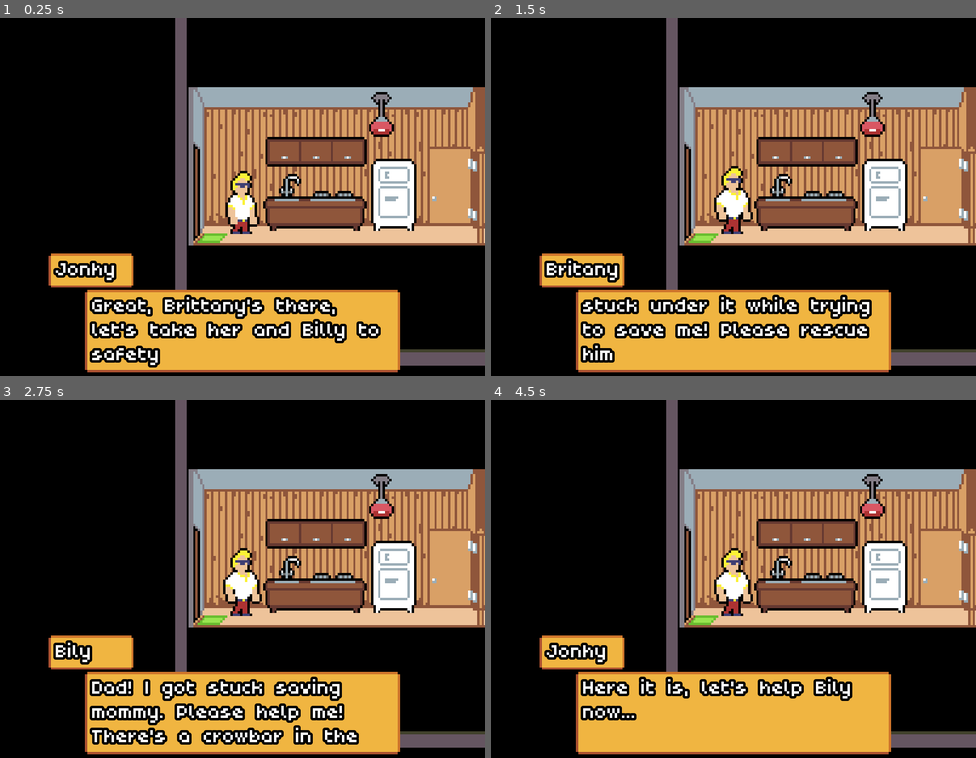
Above: before the commit, frames 1-4 (two rows, left to right).
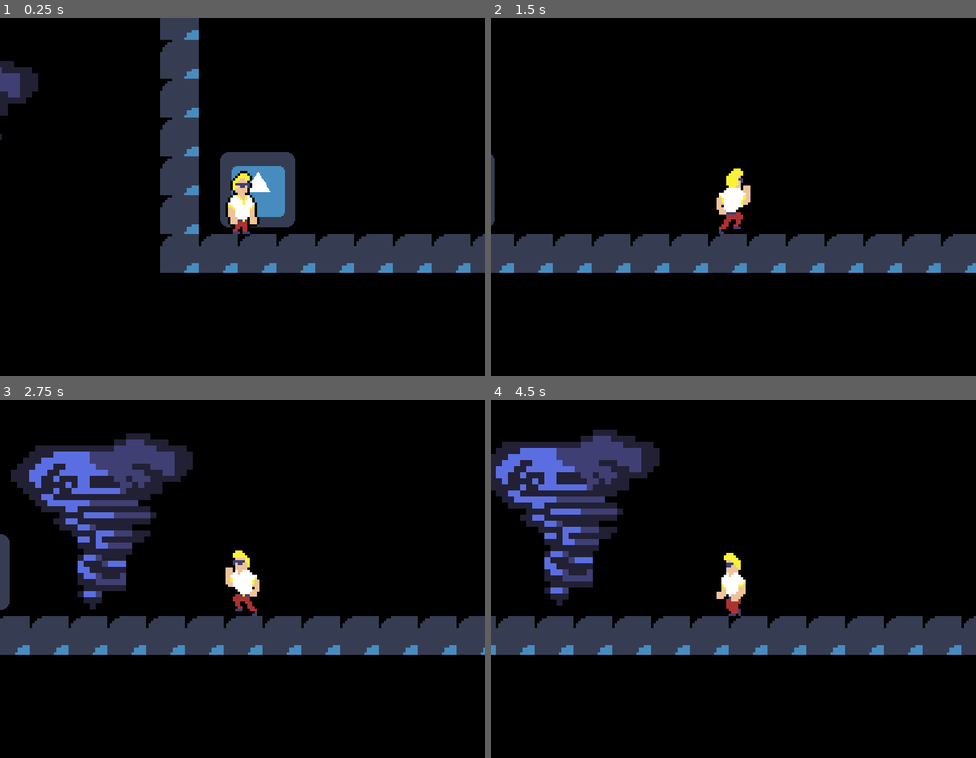
Above: after the commit, the same moments.

Repository: T4g1/gd-wildjam18
Game: Godot game, scene res://sources/game/Game.tscn
Two runs of this game, one before a commit and one after it. Both use one fixed random seed, a clock stepped at 60 frames per second and the inputs below. The engine's default icon, where the game draws it, is replaced by a stand-in: a white triangle on a blue panel in a dark square. Sound files missing from this copy of the repository are replaced by a short silence.
Inputs:
- Up to frame 1 (0.25 s): no input
- Up to frame 2 (1.5 s): tap Enter (ui_accept) at 0.5, 0.77 s; hold E (interact) 0.53-1.28 s; hold Right (ui_right) from 0.53 s (still down); tap E (interact) at 1.35 s
- Up to frame 3 (2.75 s): tap Enter (ui_accept) at 1.52 s; release Right (ui_right) at 2.03 s; hold Left (ui_left) from 2.03 s (still down); hold E (interact) from 2.03 s (still down)
- Up to frame 4 (4.5 s): release Left (ui_left) at 2.78 s; release E (interact) at 2.78 s; hold Right (ui_right) 2.78-4.28 s; tap E (interact) at 2.85, 4.35 s; tap Enter (ui_accept) at 3.02, 3.77 s; hold E (interact) 3.53-4.28 s; hold Left (ui_left) from 4.28 s (still down)

The runs differ from the first frame. In frame 1, 49% of the frame differs, in the area x 0-100%, y 0-99%; in frame 2, 49%; in frame 3, 57%; in frame 4, 59%.

Commit message:
[add] Checkpoints

Diff:
--- a/levels/LevelTornado.gd
+++ b/levels/LevelTornado.gd
@@ -2,3 +2,27 @@
 Specific logic for the action level tornado
 """
 extends "res://sources/level/Level.gd"
+
+onready var tornado = $TornadoPath/TornadoFollow/Tornado
+
+
+func _ready():
+	for spawn in get_tree().get_nodes_in_group("spawn"):
+		assert(spawn.connect("spawn_left", self, "_on_spawn_left") == OK)
+
+
+func _on_spawn_left():
+	"""
+	Enable the tornado when player leaves spawn
+	"""
+	tornado.enable()
+
+
+func _on_Tornado_triggered(_body) -> void:
+	"""
+	Respawn player and move tornado back before player spawn
+	"""
+	var spawn = Utils.get_game().get_active_spawn()
+	$Player.position = spawn.global_position
+	tornado.set_offset(spawn.get_parent().offset)
+	tornado.disable()
--- a/levels/LevelTornado.tscn
+++ b/levels/LevelTornado.tscn
@@ -1,8 +1,15 @@
-[gd_scene load_steps=4 format=2]
+[gd_scene load_steps=7 format=2]
 
 [ext_resource path="res://sources/level/Level.tscn" type="PackedScene" id=1]
 [ext_resource path="res://levels/LevelTornado.gd" type="Script" id=2]
 [ext_resource path="res://assets/action_tileset.tres" type="TileSet" id=3]
+[ext_resource path="res://entities/Tornado.tscn" type="PackedScene" id=4]
+[ext_resource path="res://sources/Spawn.tscn" type="PackedScene" id=5]
+
+[sub_resource type="Curve2D" id=1]
+_data = {
+"points": PoolVector2Array( 0, 0, 0, 0, -784.45, 16.4998, 0, 0, 0, 0, 861.9, 2.19977 )
+}
 
 [node name="LevelTornado" instance=ExtResource( 1 )]
 script = ExtResource( 2 )
@@ -18,3 +25,38 @@
 [node name="Player" parent="." index="1"]
 position = Vector2( -653.996, -1.02669 )
 jump_force = 100.0
+
+[node name="TornadoPath" type="Path2D" parent="." index="4"]
+position = Vector2( 7.04205, -1.7605 )
+curve = SubResource( 1 )
+
+[node name="TornadoFollow" type="PathFollow2D" parent="TornadoPath" index="0"]
+position = Vector2( -784.45, 16.4998 )
+rotation = -0.00868514
+rotate = false
+loop = false
+
+[node name="Tornado" parent="TornadoPath/TornadoFollow" index="0" instance=ExtResource( 4 )]
+position = Vector2( 1.88922, -40.0102 )
+rotation = 0.00868514
+
+[node name="FirstSpawn" type="PathFollow2D" parent="TornadoPath" index="1"]
+position = Vector2( -784.45, 16.4998 )
+rotation = -0.00868514
+rotate = false
+
+[node name="Spawn" parent="TornadoPath/FirstSpawn" index="0" instance=ExtResource( 5 )]
+position = Vector2( 129.838, -15.852 )
+rotation = 0.00868514
+activated = true
+
+[node name="SecondSpawn" type="PathFollow2D" parent="TornadoPath" index="2"]
+position = Vector2( -186.082, 11.3024 )
+rotation = -0.00868634
+offset = 593.4
+rotate = false
+
+[node name="Spawn" parent="TornadoPath/SecondSpawn" index="0" instance=ExtResource( 5 )]
+position = Vector2( 81.1285, -18.9829 )
+rotation = 0.00868514
+[connection signal="triggered" from="TornadoPath/TornadoFollow/Tornado" to="." method="_on_Tornado_triggered"]
--- a/project.godot
+++ b/project.godot
@@ -99,7 +99,6 @@
 2d_physics/layer_1="player"
 2d_physics/layer_2="interactable"
 2d_physics/layer_3="obstacle"
-2d_physics/layer_4="trigger"
 
 [physics]
 
--- /dev/null
+++ b/sources/Spawn.gd
@@ -0,0 +1,66 @@
+"""
+Spawn point where player can respawn
+"""
+extends Area2D
+signal spawn_left
+signal spawn_entered
+
+export (bool) var activated = false
+export (bool) var trigger_once = true
+
+var trigger_count = 0
+var triggered = false
+
+
+func _ready():
+	if activated:
+		activate()
+	else:
+		deactivate()
+
+
+func activate() -> void:
+	"""
+	Deactivate all other spawn and set this one active
+	"""
+	for spawn in get_tree().get_nodes_in_group("spawn"):
+		spawn.deactivate()
+
+	activated = true
+
+	modulate.r = 1
+	modulate.g = 1
+
+
+func deactivate() -> void:
+	"""
+	Deactivate this spawn point
+	"""
+	activated = false
+
+	modulate.r = 0
+	modulate.g = 0
+
+
+func _on_body_entered(_body) -> void:
+	trigger_count += 1
+
+	triggered = true
+	emit_signal("spawn_entered")
+
+	if trigger_once and trigger_count > 1:
+		return
+
+	activate()
+
+
+func _on_body_exited(_body) -> void:
+	if not triggered:
+		return
+
+	triggered = false
+	emit_signal("spawn_left")
+
+
+func is_active():
+	return activated
--- /dev/null
+++ b/sources/Spawn.tscn
@@ -0,0 +1,22 @@
+[gd_scene load_steps=4 format=2]
+
+[ext_resource path="res://sources/Spawn.gd" type="Script" id=1]
+[ext_resource path="res://assets/images/icon.png" type="Texture" id=2]
+
+[sub_resource type="RectangleShape2D" id=1]
+extents = Vector2( 18.2991, 17.318 )
+
+[node name="Spawn" type="Area2D" groups=[
+"spawn",
+]]
+z_index = -1
+script = ExtResource( 1 )
+
+[node name="Sprite" type="Sprite" parent="."]
+scale = Vector2( 0.486465, 0.486465 )
+texture = ExtResource( 2 )
+
+[node name="CollisionShape2D" type="CollisionShape2D" parent="."]
+shape = SubResource( 1 )
+[connection signal="body_entered" from="." to="." method="_on_body_entered"]
+[connection signal="body_exited" from="." to="." method="_on_body_exited"]
--- a/sources/game/Game.gd
+++ b/sources/game/Game.gd
@@ -109,3 +109,16 @@
 	puzzle.queue_free()
 
 	puzzle = null
+
+
+func get_active_spawn() -> Node:
+	"""
+	Get where player should spawn
+	"""
+	for spawn in get_tree().get_nodes_in_group("spawn"):
+		if spawn.is_active():
+			return spawn
+
+	# Should always have an active spawn!
+	assert(false)
+	return null
--- a/sources/game/Game.tscn
+++ b/sources/game/Game.tscn
@@ -12,4 +12,4 @@
 ]]
 script = ExtResource( 1 )
 levels = [ ExtResource( 2 ), ExtResource( 4 ), ExtResource( 3 ), ExtResource( 5 ), ExtResource( 6 ) ]
-level_id = 1
+level_id = 0
--- a/sources/obstacle/MovingObstacle.gd
+++ b/sources/obstacle/MovingObstacle.gd
@@ -1,39 +1,40 @@
+"""
+Handles a trigger that moves along a path
+Shall be children of a PathFollow2D
+"""
 extends Node2D
 signal triggered
 
 export(float) var speed = 100
-export(NodePath) var trajectory_path
+export (bool) var is_moving = false
 
-var follower: PathFollow2D
-var is_moving: bool = false
+var follower
 
 
 func _ready():
-	assert(trajectory_path)
-	assert(get_node(trajectory_path))
-
-	call_deferred("attach_to_trajectory", get_node(trajectory_path))
+	follower = get_parent()
+	assert(follower is PathFollow2D)
 
 
 func _process(delta):
 	"""Only move when follower/path is set
 	"""
-	if is_moving and follower:
-		follower.offset += speed * delta
+	if is_moving:
+		set_offset(follower.offset + speed * delta)
 
 
-func attach_to_trajectory(trajectory):
-	"""Create PathFollow2D and make it follow the path
+func set_offset(value: float) -> void:
 	"""
-	assert(trajectory is Path2D)
+	Sets where the tornado is on the path
+	"""
+	follower.offset = value
 
-	get_parent().remove_child(self)
 
-	follower = PathFollow2D.new()
-	follower.loop = false
-	follower.add_child(self)
-
-	trajectory.add_child(follower)
+func get_offset() -> float:
+	"""
+	Get where the tornado is on the path
+	"""
+	return follower.offset
 
 
 func disable() -> void:
